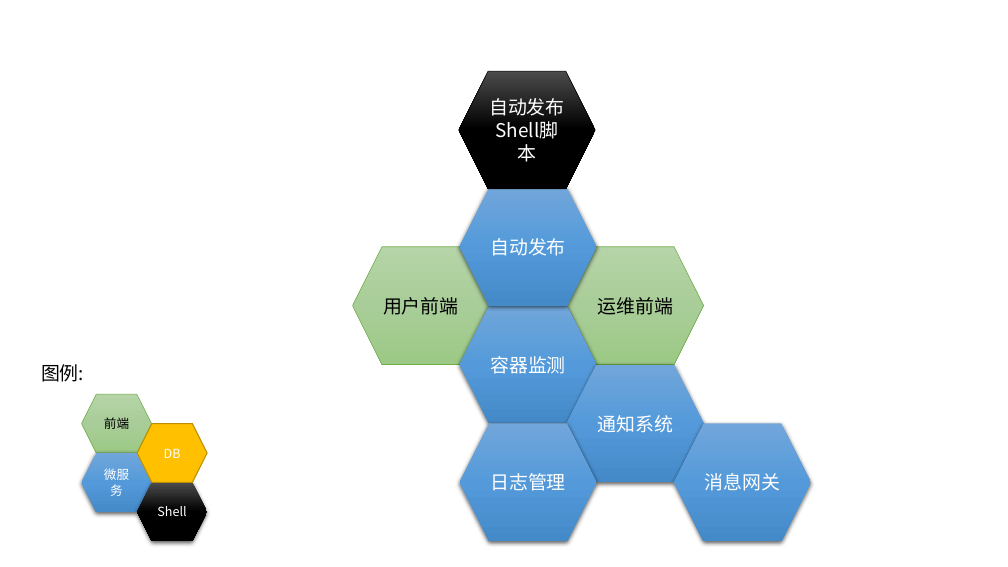
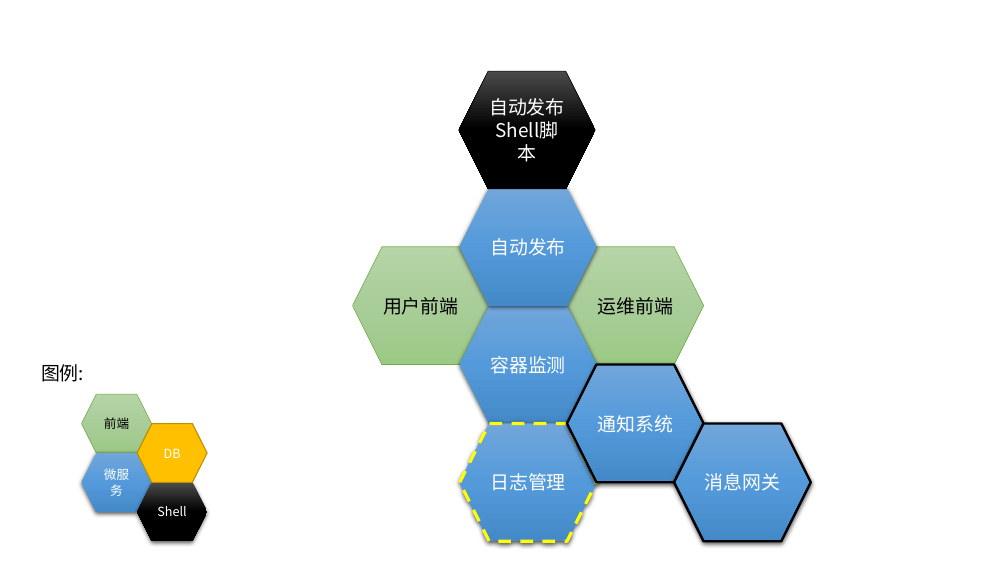
Before and after one commit to qijunbo/dockercloud, a slide deck: slide 8 of Lims系统架构.pptx (slide 5 before the commit). Drawn at 1008x567 pixels with LibreOffice and Linux fonts; fonts in the diff are those of the drawing. Boxes give left, top, right and bottom in pixels: in the first picture for what was removed or moved away, otherwise in the second. Text is boxed around its words. In the diff, an @@ line names an element or a change of style, - is before the commit and + after.

```diff
--- a/Lims系统架构.pptx
+++ b/Lims系统架构.pptx
@@ hexagon "通知系统" at (567, 364, 704, 482): outline none to #000000 2.25 pt @@
@@ hexagon "日志管理" at (460, 423, 597, 541): outline none to #FFFF00 3 pt dashed @@
@@ hexagon "消息网关" at (675, 423, 811, 541): outline none to #000000 2.25 pt @@
```
Also in this commit, not shown: 3 other slides changed, 2 slides added.
